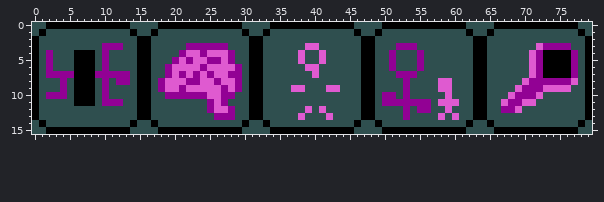
File history of a sprite sheet, images/power_icons.png. The first picture shows the starting point.
The file is 80x16 pixels.
New version:
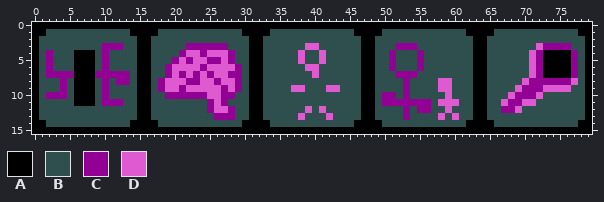
Palette (. is transparent): A #000000  B #2f4f4f  C #920194  D #df5ad0
Diff:
y 0: x 0..1 BB -> AA; x 14..17 BBBB -> AAAA; x 30..33 BBBB -> AAAA; x 46..49 BBBB -> AAAA; x 62..65 BBBB -> AAAA; x 78..79 BB -> AA
y 1: x 0 B -> A; x 15..16 BB -> AA; x 31..32 BB -> AA; x 47..48 BB -> AA; x 63..64 BB -> AA; x 79 B -> A
y 14: x 0 B -> A; x 15..16 BB -> AA; x 31..32 BB -> AA; x 47..48 BB -> AA; x 63..64 BB -> AA; x 79 B -> A
y 15: x 0..1 BB -> AA; x 14..17 BBBB -> AAAA; x 30..33 BBBB -> AAAA; x 46..49 BBBB -> AAAA; x 62..65 BBBB -> AAAA; x 78..79 BB -> AA
